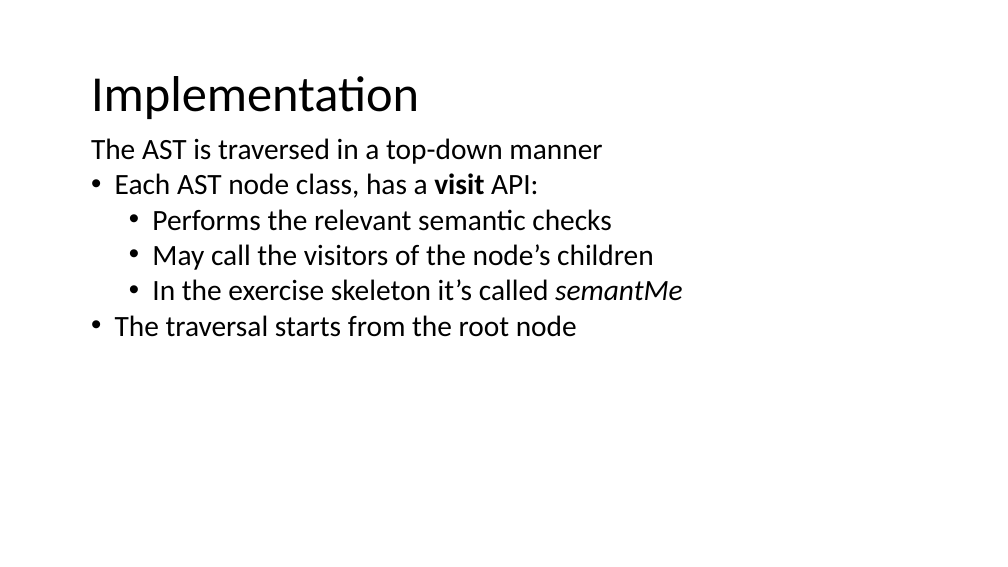
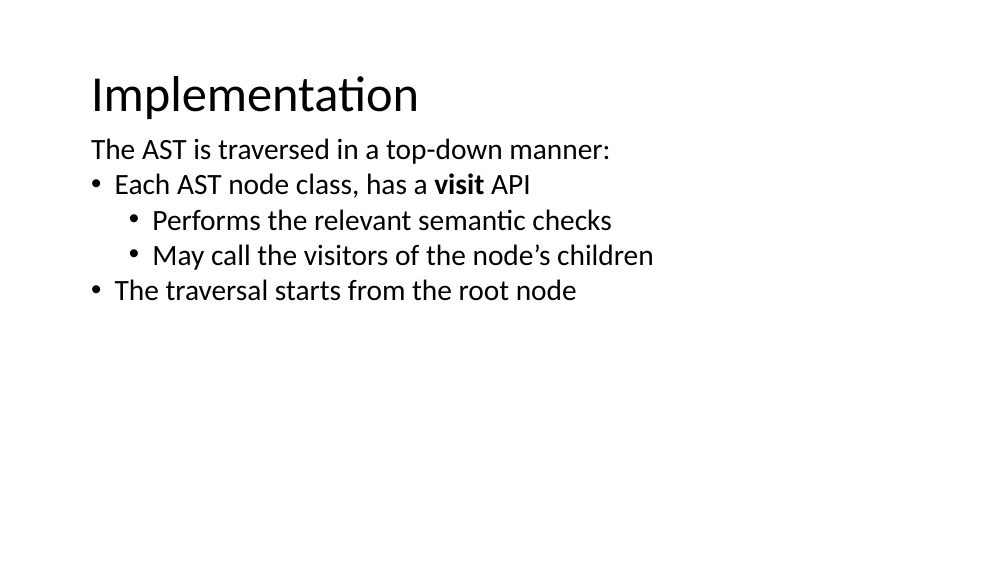
Before and after one commit to nivshani/compilation, a slide deck: slide 140 of slides/semantic.pptx (slide 138 before the commit). Drawn at 1008x567 pixels with LibreOffice and Linux fonts; fonts in the diff are those of the drawing. Boxes give left, top, right and bottom in pixels: in the first picture for what was removed or moved away, otherwise in the second. Text is boxed around its words. In the diff, an @@ line names an element or a change of style, - is before the commit and + after.

```diff
--- a/slides/semantic.pptx
+++ b/slides/semantic.pptx
@@ text at [91,138,610,198]: text changed @@
-The AST is traversed in a top-down manner
-• Each AST node class, has a visit API:
+The AST is traversed in a top-down manner:
+• Each AST node class, has a visit API
@@ text at [152,279,683,301]: paragraph removed @@
-  • In the exercise skeleton it’s called semantMe
```
Also in this commit, not shown: 12 other slides changed, 10 slides added, 8 slides removed, 1 other file.
